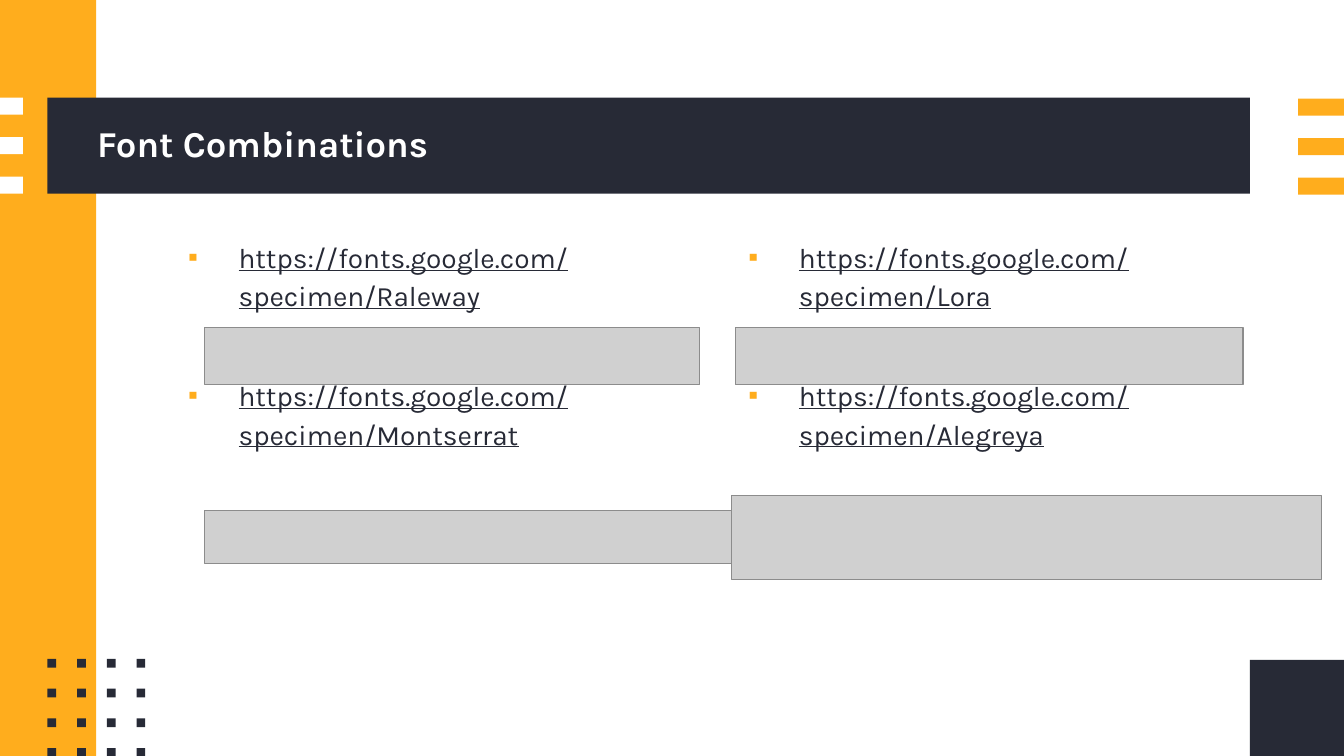
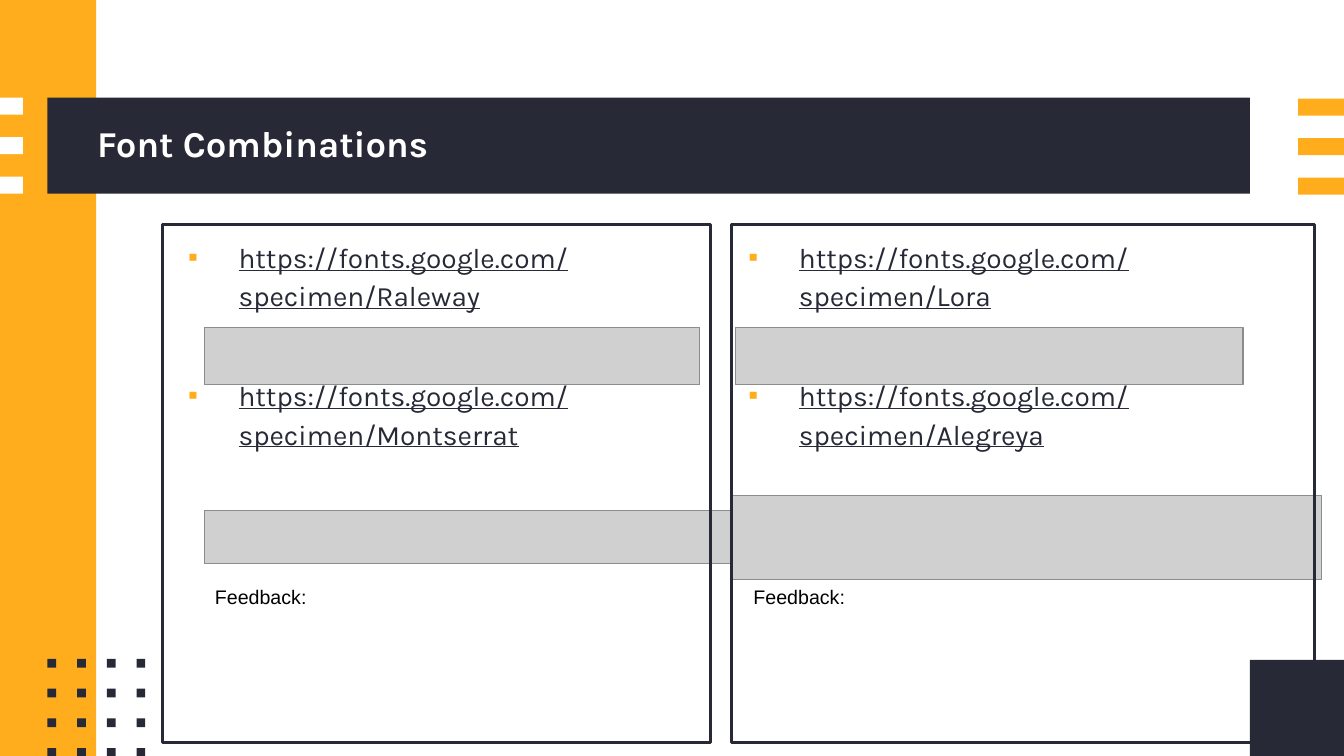
Before and after one commit to callumc20171/3.4-Assessment, a slide deck: slide 16 of 3.4 Assessment Resources/3.4 portfolio - Callum Cooper.pptx. Drawn at 1344x756 pixels with LibreOffice and Linux fonts; fonts in the diff are those of the drawing; grey boxes stand for pictures. Boxes give left, top, right and bottom in pixels: in the first picture for what was removed or moved away, otherwise in the second. Text is boxed around its words. In the diff, an @@ line names an element or a change of style, - is before the commit and + after.

```diff
--- a/3.4 Assessment Resources/3.4 portfolio - Callum Cooper.pptx
+++ b/3.4 Assessment Resources/3.4 portfolio - Callum Cooper.pptx
@@ rectangle added at (x1=163, y1=225, x2=712, y2=742), outline #272A36 2 pt @@
@@ rectangle added at (x1=732, y1=225, x2=1315, y2=742), outline #272A36 2 pt @@
@@ text added at (x1=215, y1=589, x2=307, y2=605), 14 pt, text #000000 @@
+Feedback:
@@ text added at (x1=753, y1=589, x2=845, y2=605), 14 pt, text #000000 @@
+Feedback:
```
Also in this commit, not shown: 2 other slides changed, 1 slide removed.
